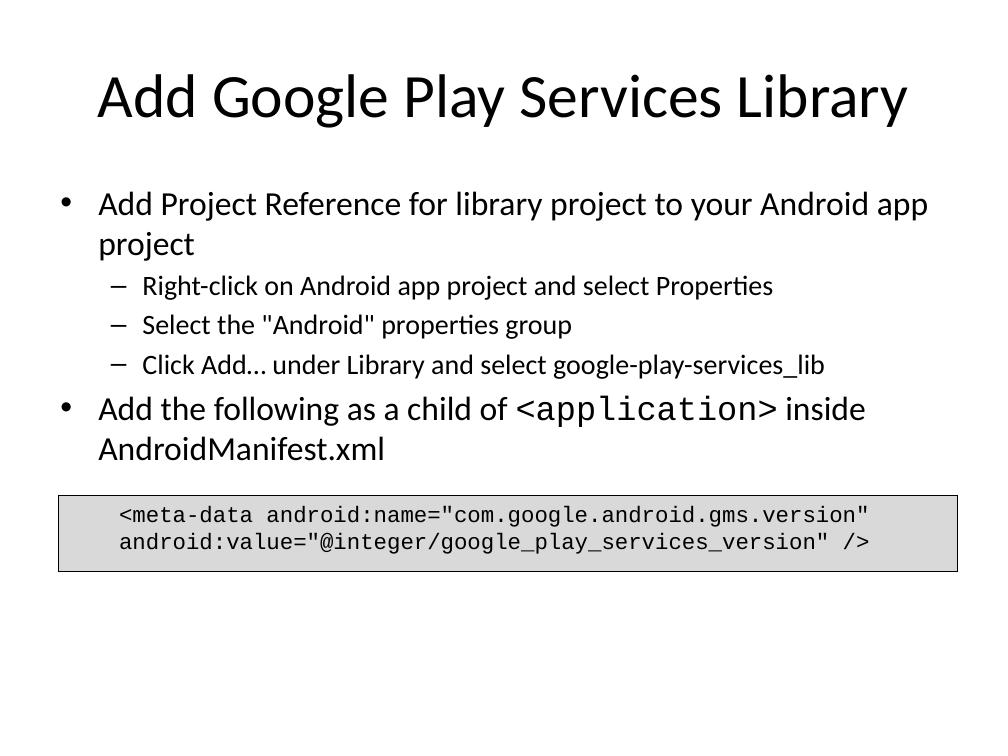
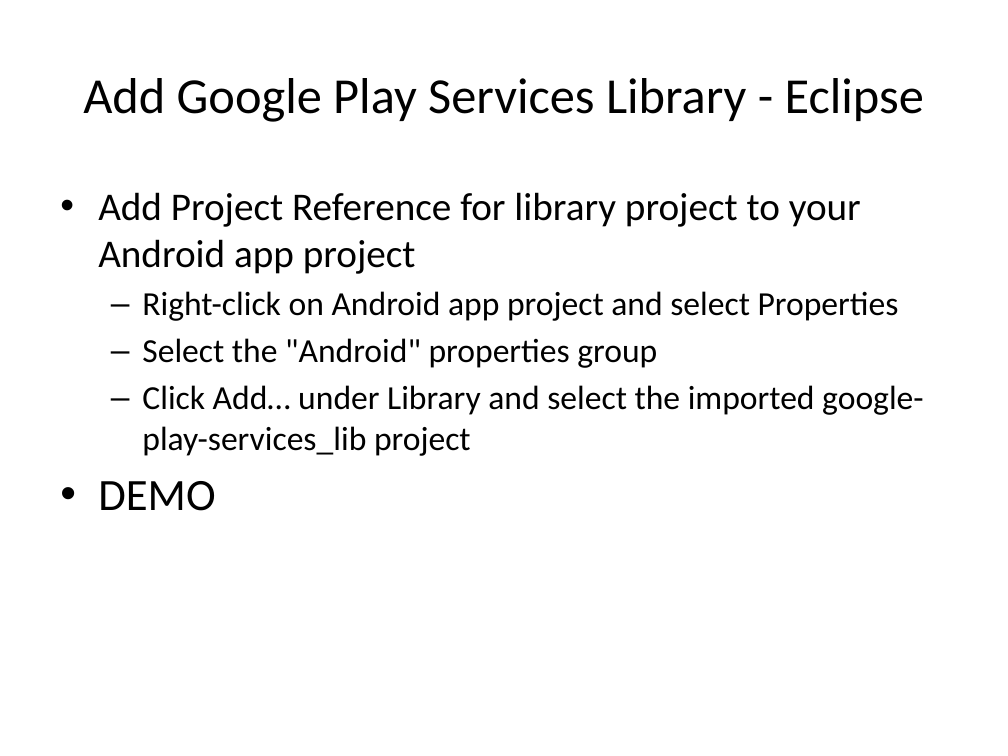
Before and after one commit to LeadingEDJE/MobilePushNotification, a slide deck: slide 10 of Implementing Push Notification in Android.pptx. Drawn at 1008x756 pixels with LibreOffice and Linux fonts; fonts in the diff are those of the drawing; background and template pictures are left out. Boxes give left, top, right and bottom in pixels: in the first picture for what was removed or moved away, otherwise in the second. Text is boxed around its words. In the diff, an @@ line names an element or a change of style, - is before the commit and + after.

```diff
--- a/Implementing Push Notification in Android.pptx
+++ b/Implementing Push Notification in Android.pptx
@@ title at (x1=83, y1=78, x2=924, y2=122): text changed; size 44 to 36 pt @@
-Add Google Play Services Library
+Add Google Play Services Library - Eclipse
@@ text at (x1=98, y1=192, x2=899, y2=368): size 24 to 28 pt in "Add Project Reference for library project to ..."; size 20 to 24 pt in "Right-click on Android app project and select ...", "Select the "Android" properties group" @@
@@ text at (x1=98, y1=385, x2=924, y2=511): text changed @@
-  – Click Add… under Library and select google-play-services_lib
-• Add the following as a child of <application> inside AndroidManifest.xml
+  – Click Add… under Library and select the imported google-play-services_lib project
+• DEMO
@@ rectangle removed at (x1=58, y1=496, x2=958, y2=572) @@
-  <meta-data android:name="com.google.android.gms.version" android:value="@integer/google_play_services_version" />
```
Also in this commit, not shown: 13 other slides changed, 2 slides added.
